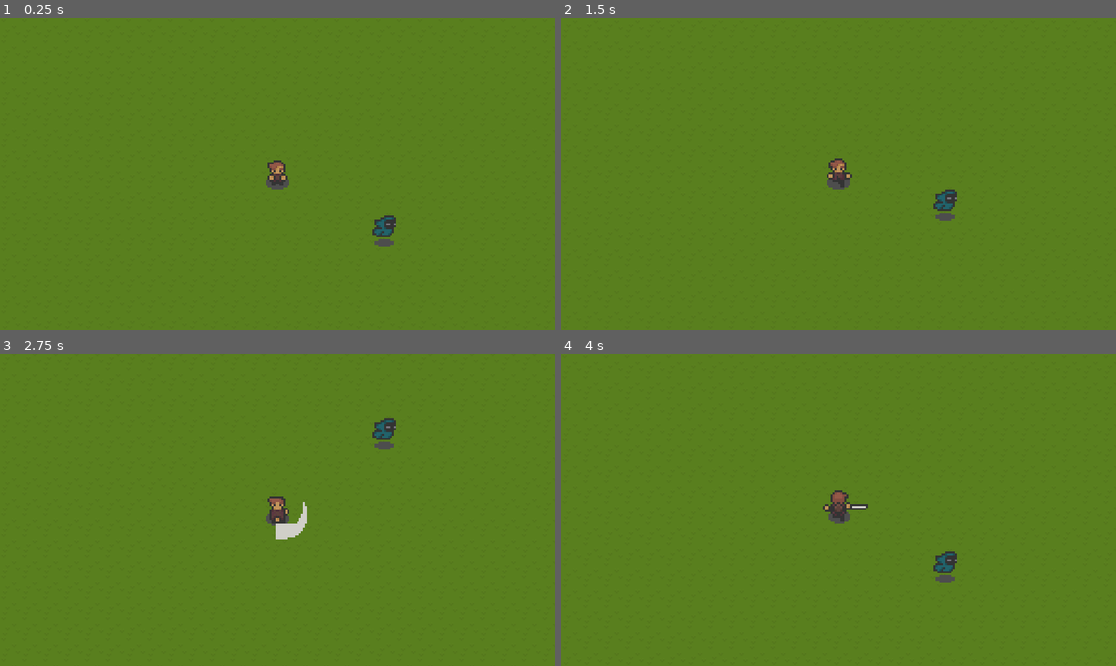
Above: before the commit, frames 1-4 (two rows, left to right).
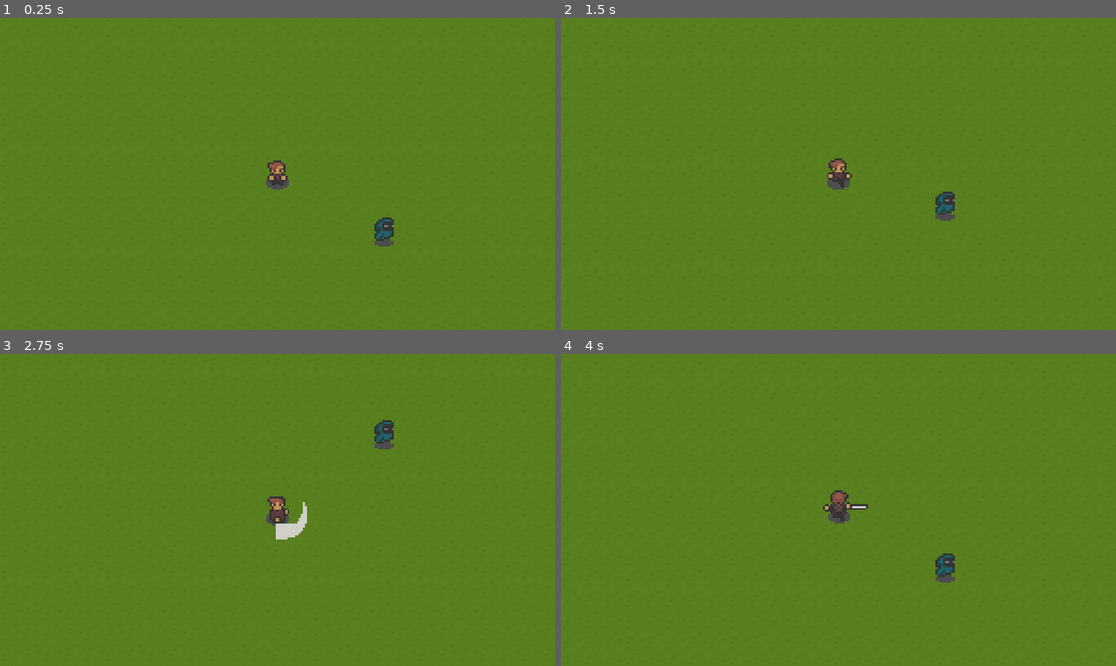
Above: after the commit, the same moments.

Repository: lgraham076/topdownadventurer
Game: Godot game, scene res://scenes/game.tscn
The game is run twice, just before and just after one commit, with the same random seed, the same clock (stepped at 60 frames per second) and the same inputs.
Inputs:
- Up to frame 1 (0.25 s): no input
- Up to frame 2 (1.5 s): tap Enter at 0.5 s; hold Right (move_right) 0.53-1.28 s; hold Space (attack) 0.53-1.28 s; hold Down (move_down) from 1.28 s (still down); tap Space (attack) at 1.35 s
- Up to frame 3 (2.75 s): release Down (move_down) at 2.03 s; hold Right (move_right) from 2.03 s (still down); hold Space (attack) from 2.03 s (still down)
- Up to frame 4 (4 s): release Right (move_right) at 2.78 s; release Space (attack) at 2.78 s; hold Up (move_up) 2.78-3.53 s; tap Space (attack) at 2.85 s; hold Left (move_left) from 3.53 s (still down); hold Space (attack) from 3.53 s (still down)

The runs differ from the first frame. In frame 1, 0.2% of the frame differs, in the area x 67-72%, y 63-72%; in frame 2, 0.2%; in frame 3, 0.2%; in frame 4, 0.2%.

Commit message:
Added logic to change hitbox based on attack direction

Diff:
--- a/scenes/enemies/phantom.tscn
+++ b/scenes/enemies/phantom.tscn
@@ -368,8 +368,8 @@
 
 [node name="AnimatedSprite2D" type="AnimatedSprite2D" parent="."]
 sprite_frames = SubResource("SpriteFrames_jd862")
-animation = &"run_right"
-frame_progress = 0.790256
+animation = &"idle_right"
+frame_progress = 0.349651
 
 [node name="CollisionShape2D" type="CollisionShape2D" parent="."]
 position = Vector2(0, -1)
--- a/scenes/enemies/spider.tscn
+++ b/scenes/enemies/spider.tscn
@@ -176,8 +176,8 @@
 [node name="AnimatedSprite2D" type="AnimatedSprite2D" parent="."]
 texture_filter = 1
 sprite_frames = SubResource("SpriteFrames_sa813")
-animation = &"run"
-frame_progress = 0.944437
+animation = &"death"
+frame_progress = 0.466034
 
 [node name="CollisionShape2D" type="CollisionShape2D" parent="."]
 position = Vector2(0, -1)
--- a/scenes/player.tscn
+++ b/scenes/player.tscn
@@ -609,23 +609,27 @@
 frame = 5
 frame_progress = 1.0
 
-[node name="CollisionShape2D" type="CollisionShape2D" parent="."]
+[node name="CollisionBody" type="CollisionShape2D" parent="."]
 shape = SubResource("CapsuleShape2D_6ofcs")
 
-[node name="CollisionDown" type="CollisionShape2D" parent="."]
+[node name="HitDown" type="CollisionShape2D" parent="."]
 position = Vector2(0.5, 3.5)
 scale = Vector2(0.5, 0.5)
 shape = SubResource("RectangleShape2D_i2ihq")
-
-[node name="CollisionRight" type="CollisionShape2D" parent="."]
+disabled = true
+
+[node name="HitRight" type="CollisionShape2D" parent="."]
 position = Vector2(3.5, -1)
 shape = SubResource("RectangleShape2D_vffay")
-
-[node name="CollisionUp" type="CollisionShape2D" parent="."]
+disabled = true
+
+[node name="HitUp" type="CollisionShape2D" parent="."]
 position = Vector2(0.5, -4.5)
 shape = SubResource("RectangleShape2D_bxf0a")
-
-[node name="CollisionLeft" type="CollisionShape2D" parent="."]
+disabled = true
+
+[node name="HitLeft" type="CollisionShape2D" parent="."]
 position = Vector2(-3, 0)
 scale = Vector2(0.5, 0.5)
 shape = SubResource("RectangleShape2D_sn5gb")
+disabled = true
--- a/scripts/player.gd
+++ b/scripts/player.gd
@@ -6,23 +6,46 @@
 var direction := DEFAULT_DIRECTION
 var action := DEFAULT_ACTION
 
+
 const SPEED := 75.0
 
 func get_directedaction()->String:
 	return action + "_" + direction
 
 func animate()->void:
+	if action == "attack":
+		get_hitbox().disabled = false
+
 	$AnimatedSprite2D.animation = get_directedaction()
 	$AnimatedSprite2D.play()
 	await $AnimatedSprite2D.animation_finished
+
 	action = DEFAULT_ACTION
 	return
 
+func reset_hitboxes():
+	$HitUp.disabled = true
+	$HitDown.disabled = true
+	$HitLeft.disabled = true
+	$HitRight.disabled =true
+
+func get_hitbox()->CollisionShape2D:
+	if direction == "down":
+		return $HitDown
+	elif direction == "up":
+		return $HitUp
+	elif direction == "left":
+		return $HitLeft
+	else:
+		return $HitRight
+
 func _physics_process(delta: float) -> void:
 	velocity = Vector2.ZERO
+	reset_hitboxes()
 
 	if Input.is_action_pressed("attack"):
 		action = "attack"
+
 	elif Input.is_action_pressed("move_down"):
 		action = "run"
 		direction = "down"
